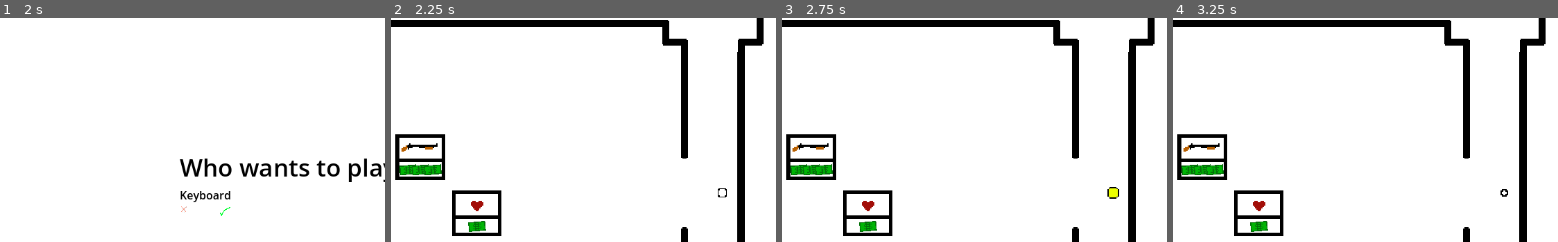
Above: before the commit, frames 1-4 (left to right).
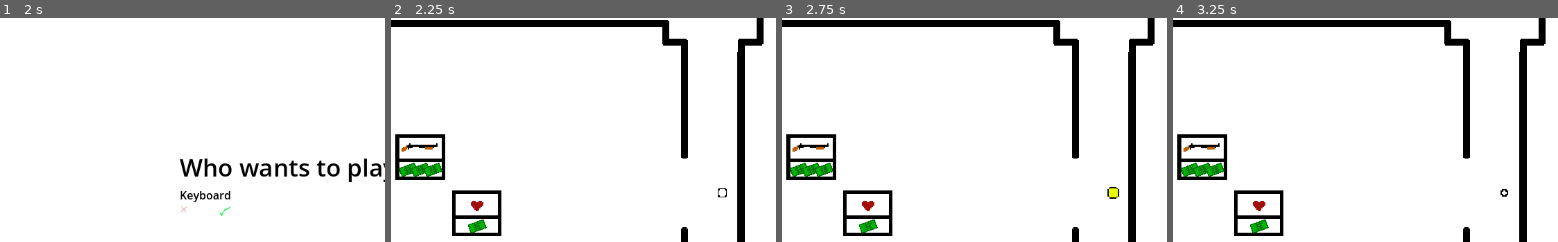
Above: after the commit, the same moments.

Repository: haihala/SGH-winter-jam-2025
Game: Godot game, scene res://menus/main_menu.tscn
Same seed, same stepped clock (60 frames per second), same inputs: the game is played once before the commit and once after it.
Inputs:
- Up to frame 1 (2 s): click "Play" at 0.5 s; tap Enter at 1.25 s; hold D (kb_right) from 1.28 s (still down); tap E (kb_interact) at 1.35 s
- Up to frame 2 (2.25 s): tap Space (kb_attack) at 2, 2.1 s; release D (kb_right) at 2.03 s; hold S (kb_down) from 2.03 s (still down)
- Up to frame 3 (2.75 s): keep holding S (kb_down); tap E (kb_interact) at 2.3 s
- Up to frame 4 (3.25 s): release S (kb_down) at 2.78 s; hold D (kb_right) from 2.78 s (still down); tap E (kb_interact) at 2.85 s
The pictures show only the part of the screen within x 14-64%, y 13-63%; the shares and areas given below are measured in that part.

Frame 1 is identical in both runs. In frame 2, 0.4% of the frame differs, in the area x 2-25%, y 64-97%; in frame 3, 0.4%; in frame 4, 0.4%.

Commit message:
Add an arrow to show which interactable is active

Diff:
--- a/godot-project/items/vending_machine.tscn
+++ b/godot-project/items/vending_machine.tscn
@@ -10,10 +10,9 @@
 size = Vector2(14, 13)
 
 [sub_resource type="CircleShape2D" id="CircleShape2D_amadv"]
-radius = 13.4017
+radius = 14.3611
 
 [node name="VendingMachine" type="StaticBody2D" node_paths=PackedStringArray("money_sample")]
-position = Vector2(22.917, 21.131)
 scale = Vector2(3, 3)
 script = ExtResource("1_31ct4")
 item_type = 3
@@ -34,7 +33,7 @@
 visible = false
 texture_filter = 1
 position = Vector2(3.5, 4)
-rotation = -0.0872665
+rotation = -0.349066
 scale = Vector2(0.3, 0.3)
 texture = ExtResource("4_oklvc")
 
--- a/godot-project/level/setup_tile_map.gd
+++ b/godot-project/level/setup_tile_map.gd
@@ -7,35 +7,38 @@
 	var spawn_points: Array[Vector2] = []
 	for coords in get_used_cells():
 		var td = get_cell_tile_data(coords)
-		var tile_position = (Vector2(coords) + Vector2(0.5, 0.5)) * Vector2(tile_set.tile_size)
+		var tile_position = scale * (Vector2(coords) + Vector2(0.5, 0.5)) * Vector2(tile_set.tile_size)
 
 		if td.get_custom_data("basic_item_spawner"):
 			erase_cell(coords)
 
 			var spawner = spawner_scene.instantiate()
 			spawner.position = tile_position
-			add_child(spawner)
+			spawner.scale *= scale
+			get_parent().add_child(spawner)
 
 		elif td.get_custom_data("player_spawner"):
 			erase_cell(coords)
 
-			spawn_points.push_back(tile_position * scale)
+			spawn_points.push_back(tile_position)
 		elif td.get_custom_data("shotgun_vending_machine"):
 			erase_cell(coords)
 
 			var machine = vending_scene.instantiate()
 			machine.position = tile_position
+			machine.scale *= scale
 			machine.item_type = Item.Type.SHOTGUN
 			machine.cost = 3
-			add_child(machine)
+			get_parent().add_child(machine)
 
 		elif td.get_custom_data("health_vending_machine"):
 			erase_cell(coords)
 
 			var machine = vending_scene.instantiate()
 			machine.position = tile_position
+			machine.scale *= scale
 			machine.item_type = Item.Type.HEART
 			machine.cost = 1
-			add_child(machine)
+			get_parent().add_child(machine)
 
 	return spawn_points
--- a/godot-project/level/world.gd
+++ b/godot-project/level/world.gd
@@ -36,11 +36,10 @@
 		Globals.player_scores[killer_index]
 	)
 
-	# TODO: Spawn money based on dying player's money
 	var pickup = pickup_scene.instantiate()
 	pickup.item_type = Item.Type.MONEY
 	pickup.position = players[dying_player_index].position
-	get_tree().root.add_child(pickup)
+	add_child.call_deferred(pickup)
 
 	huds[dying_player_index].update_money(0)
 
@@ -59,12 +58,12 @@
 	player.update_money_ui.connect(huds[player_index].update_money)
 	player.new_held_item.connect(huds[player_index].update_held_item)
 	players[player_index] = player
-	get_tree().root.add_child.call_deferred(player)
+	add_child.call_deferred(player)
 
 	var float_hud = float_hud_scene.instantiate()
-	float_hud.init(player)
+	float_hud.player = player
 	player.update_money_ui.connect(float_hud.update_money)
-	get_tree().root.add_child.call_deferred(float_hud)
+	add_child.call_deferred(float_hud)
 
 func find_open_spawn():
 	# Finds the one with the most distance to the closest player
--- /dev/null
+++ b/godot-project/player/arrow.gdshader
@@ -0,0 +1,17 @@
+shader_type canvas_item;
+
+
+void fragment() {
+	vec2 coords = 2.0*(UV - 0.5);
+	COLOR = vec4(0.0);
+
+	// Shaft
+	if (abs(coords.y) < 0.05 && coords.x > -0.2 && coords.x < 0.8) {
+		COLOR.a = 1.0;
+	}
+
+	// Head
+	if (coords.x > 0.6 && abs(1.5 * coords.y) < (1.0-coords.x)) {
+		COLOR.a = 1.0;
+	}
+}
--- a/godot-project/player/healthBar.gdshader
+++ b/godot-project/player/healthBar.gdshader
@@ -9,7 +9,7 @@
 const float GAP_THICKNESS = 0.1;
 
 void fragment() {
-	if (current_health == max_health) {
+	if (current_health >= max_health) {
 		COLOR.rgb = full_color;
 	} else if (current_health == 1) {
 		COLOR.rgb = empty_color;
--- a/godot-project/player/player.gd
+++ b/godot-project/player/player.gd
@@ -1,15 +1,19 @@
 extends CharacterBody2D
+
+class_name Player
 
 signal death
 signal update_money_ui
 signal new_held_item
 
 var holding: Item.Type
-var health: int = 3
+var max_health: int = 3
+var health: int = max_health
 var money: int = 0
 var movement_input: Vector2 = Vector2.ZERO
 var ammo: int = -1
 var machines_in_range: Array[VendingMachine] = []
+var interact_target: Node2D
 
 var player_index: int = 0
 var speed: float = 1000
@@ -35,9 +39,9 @@
 	move_and_slide()
 	if $KnockdownCooldown.is_stopped():
 		velocity = movement_input * speed
-
 	if not velocity.is_zero_approx():
 		face_forward()
+	update_interact_target()
 
 func read_keyboard_input():
 	movement_input = Input.get_vector("kb_left", "kb_right", "kb_up", "kb_down")
@@ -131,10 +135,9 @@
 	host.add_child(instance)
 	$AttackCooldown.start(instance.configure(self))
 
-func interact() -> void:
-	print(machines_in_range)
+func update_interact_target() -> void:
 	if machines_in_range.is_empty():
-		return
+		interact_target = null
 
 	var closest_affordable = null
 	var min_dist = INF
@@ -142,15 +145,20 @@
 		if machine.cost > money:
 			continue
 
+		if machine.item_type == Item.Type.HEART && health == max_health:
+			continue
+
 		var dist = (position - machine.position).length()
 		if dist < min_dist:
 			min_dist = dist
 			closest_affordable = machine
+	interact_target = closest_affordable
 
-	if closest_affordable != null:
-		closest_affordable.buy_from()
-		money -= closest_affordable.cost
-		pick_up(closest_affordable.item_type)
+func interact() -> void:
+	if interact_target != null:
+		interact_target.buy_from()
+		money -= interact_target.cost
+		pick_up(interact_target.item_type)
 
 func pick_up(item_type):
 	$PickupSound.play()
--- a/godot-project/player/player_hud.gd
+++ b/godot-project/player/player_hud.gd
@@ -1,12 +1,11 @@
 extends Node2D
 
-var player = Node2D
+var player = Player
 
 @export var money_transparency_speed = 0.5
 
-func init(host):
-	player = host
-	$HealthSprite.material.set_shader_parameter("max_health", player.health)
+func _ready() -> void:
+	$HealthSprite.material.set_shader_parameter("max_health", player.max_health)
 	$HealthSprite.material.set_shader_parameter("current_health", player.health)
 	$MoneyLabel.modulate.a = 0.0
 
@@ -19,6 +18,12 @@
 
 	$MoneyLabel.modulate.a -= delta*money_transparency_speed
 
+	if player.interact_target != null:
+		$InteractPointer.visible = true;
+		$InteractPointer.look_at(player.interact_target.global_position)
+	else:
+		$InteractPointer.visible = false;
+
 func update_money(value: int) -> void:
 	$MoneyLabel.modulate.a = 1.0
 	$MoneyLabel.text = "$%s" % value
--- a/godot-project/player/player_hud.tscn
+++ b/godot-project/player/player_hud.tscn
@@ -1,8 +1,9 @@
-[gd_scene load_steps=7 format=3 uid="uid://cw6o6w86eyaty"]
+[gd_scene load_steps=9 format=3 uid="uid://cw6o6w86eyaty"]
 
 [ext_resource type="Script" path="res://player/player_hud.gd" id="1_dja8r"]
 [ext_resource type="Theme" uid="uid://ck8eyctgeg42k" path="res://theme.tres" id="2_1wq5q"]
 [ext_resource type="Shader" path="res://player/healthBar.gdshader" id="3_suj2l"]
+[ext_resource type="Shader" path="res://player/arrow.gdshader" id="4_tneb5"]
 
 [sub_resource type="LabelSettings" id="LabelSettings_ostl4"]
 font_size = 250
@@ -14,12 +15,15 @@
 resource_local_to_scene = true
 shader = ExtResource("3_suj2l")
 shader_parameter/max_health = 3
-shader_parameter/current_health = 2
+shader_parameter/current_health = 3
 shader_parameter/full_color = Vector3(0.2, 1, 0.2)
 shader_parameter/almost_full_color = Vector3(0.4, 0.8, 0.3)
 shader_parameter/empty_color = Vector3(1, 0.3, 0.2)
 
 [sub_resource type="CanvasTexture" id="CanvasTexture_ofh67"]
+
+[sub_resource type="ShaderMaterial" id="ShaderMaterial_lksdj"]
+shader = ExtResource("4_tneb5")
 
 [node name="PlayerHUD" type="Node2D"]
 z_index = -1
@@ -39,3 +43,8 @@
 material = SubResource("ShaderMaterial_7h3e8")
 scale = Vector2(200, 200)
 texture = SubResource("CanvasTexture_ofh67")
+
+[node name="InteractPointer" type="Sprite2D" parent="."]
+material = SubResource("ShaderMaterial_lksdj")
+scale = Vector2(200, 200)
+texture = SubResource("CanvasTexture_ofh67")
